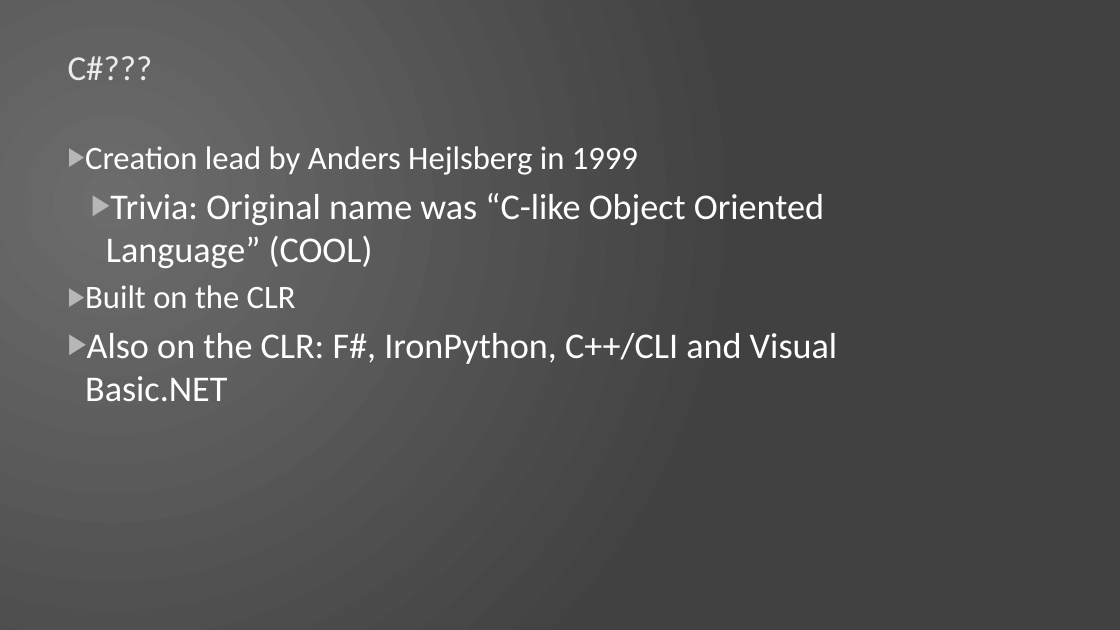
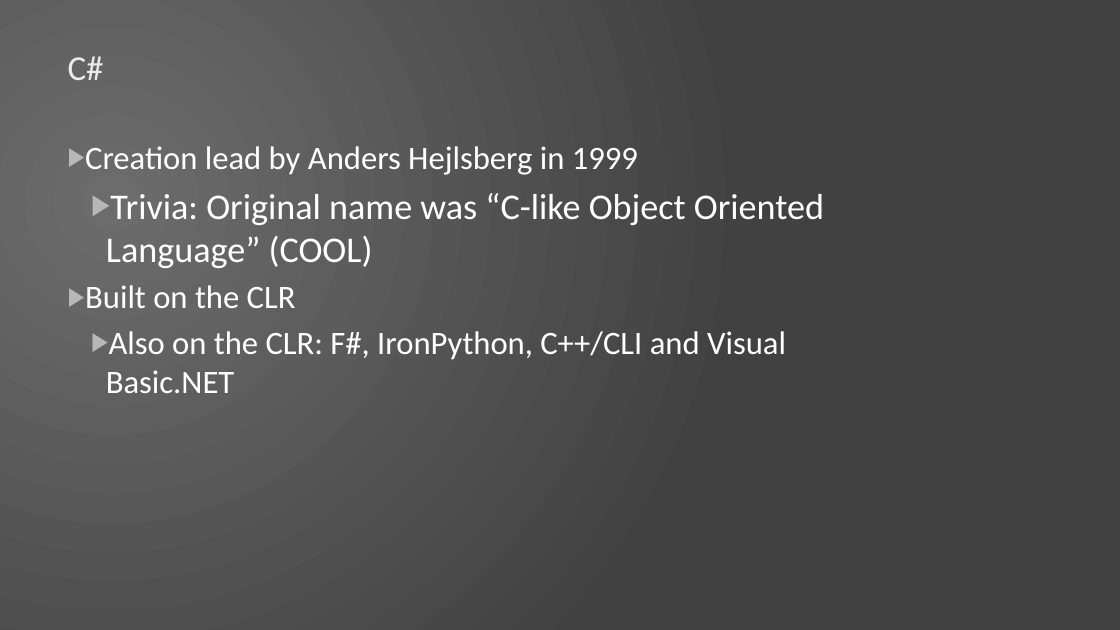
Before and after one commit to jcapellman/Presentations, a slide deck: slide 2 of C Sharp Ecosystem - 2.3.2017/Csharp.pptx. Drawn at 1120x630 pixels with LibreOffice and Linux fonts; fonts in the diff are those of the drawing; background and template pictures are left out. Boxes give left, top, right and bottom in pixels: in the first picture for what was removed or moved away, otherwise in the second. Text is boxed around its words. In the diff, an @@ line names an element or a change of style, - is before the commit and + after.

```diff
--- a/C Sharp Ecosystem - 2.3.2017/Csharp.pptx
+++ b/C Sharp Ecosystem - 2.3.2017/Csharp.pptx
@@ title at <box>68,56,104,80</box>: text changed @@
-C#???
+C#
@@ text at <box>106,331,786,393</box>: size 31 to 28 pt in "Also on the CLR: F#, IronPython, C++/CLI ..."; list level 1 to 2 in "Also on the CLR: F#, ..." @@
```
Also in this commit, not shown: 41 other files.
